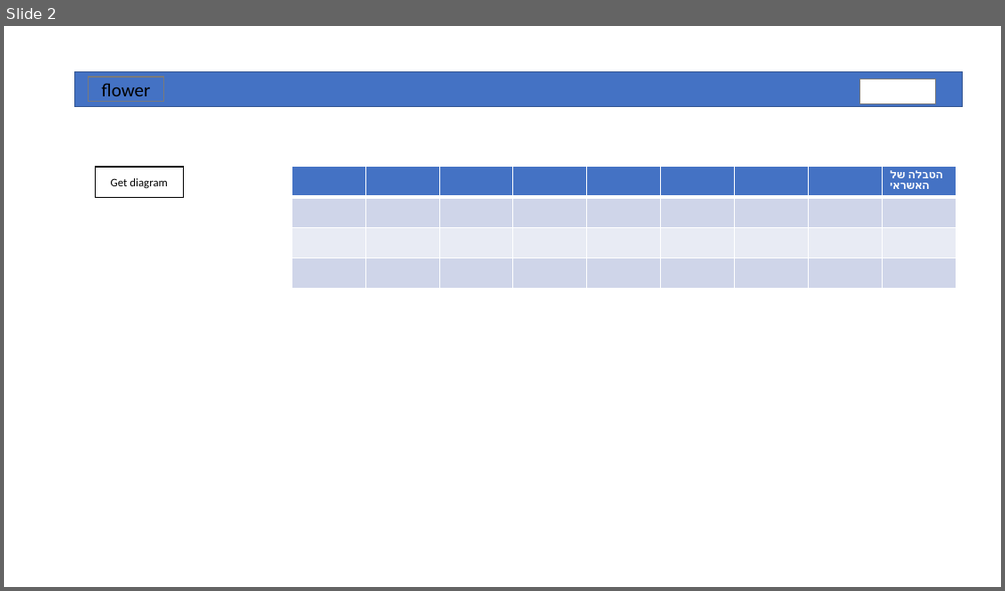
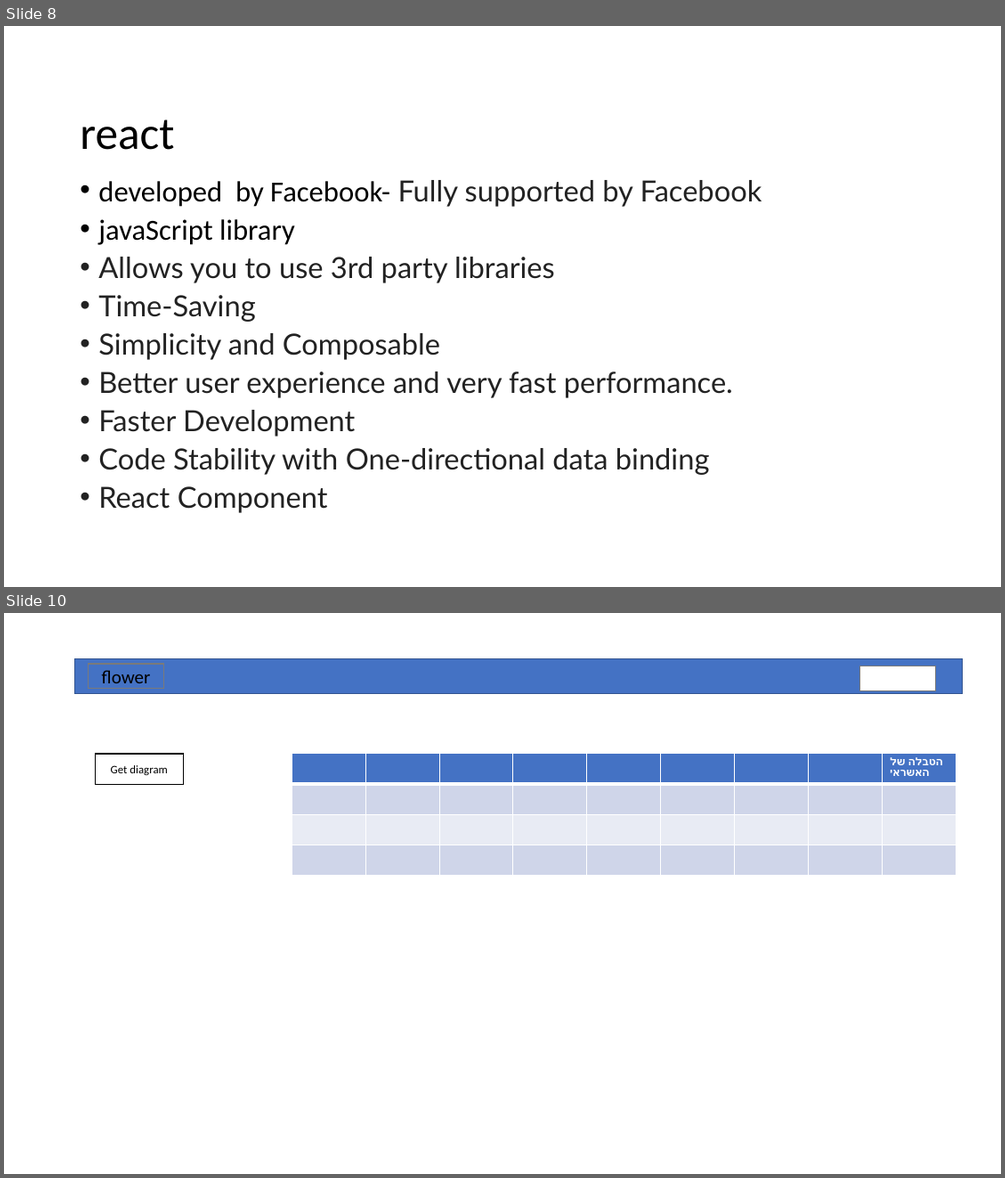
Before and after one commit to nizanf/Flower, a slide deck: src/assets/img/Presentation1.pptx. Shown one above the other, each under a label of ours: slide 2 before the commit, slides 8 and 10 after it; the slides between them are not shown. The pictures are 1005x591 and 1005x1178 pixels, drawn with LibreOffice and Linux fonts; fonts in the diff are those of the drawing; background and template pictures are left out. Boxes give left, top, right and bottom in pixels: in the first picture for what was removed or moved away, otherwise in the second. Text is boxed around its words. In the diff, an @@ line names an element or a change of style, - is before the commit and + after.

```diff
--- a/src/assets/img/Presentation1.pptx
+++ b/src/assets/img/Presentation1.pptx
@@ slide 8 added at [4,26,1001,587], background #FFFFFF @@
@@ title added at [80,119,174,150], 44 pt, text #000000 @@
+react
@@ text added at [98,180,762,513], 28 pt, text #222222 @@
+• developed by Facebook- Fully supported by Facebook
+• javaScript library
+• Allows you to use 3rd party libraries
+• Time-Saving
+• Simplicity and Composable
+• Better user experience and very fast performance.
+• Faster Development
+• Code Stability with One-directional data binding
+• React Component
@@ what was slide 2 is now slide 10 @@
```
Also in this commit, not shown: 8 other slides added, 1 slide removed, 4 other files.
